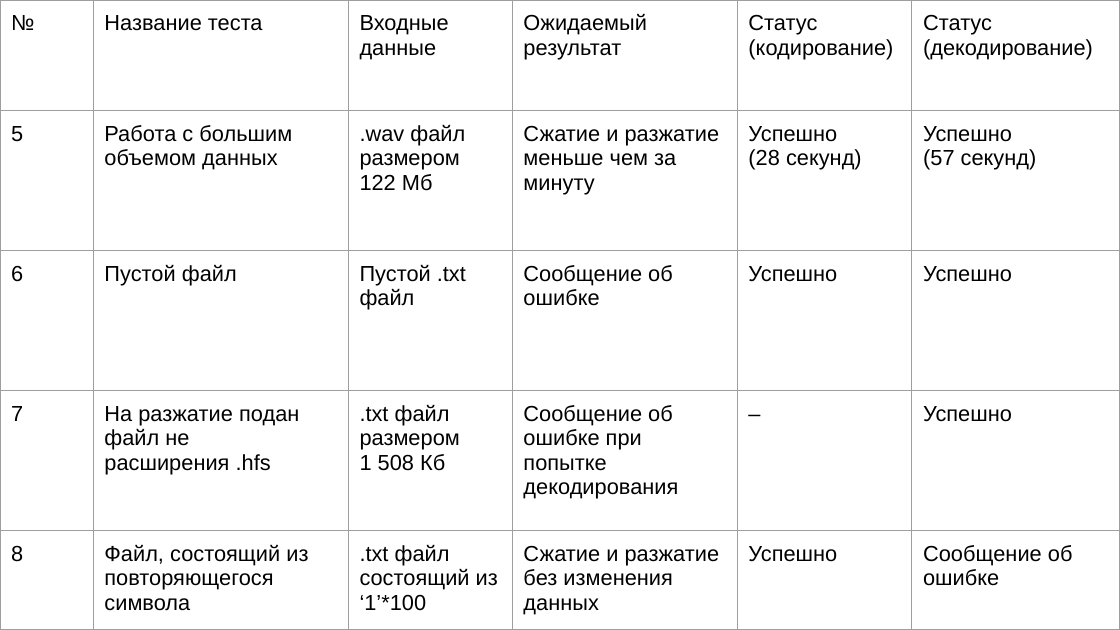
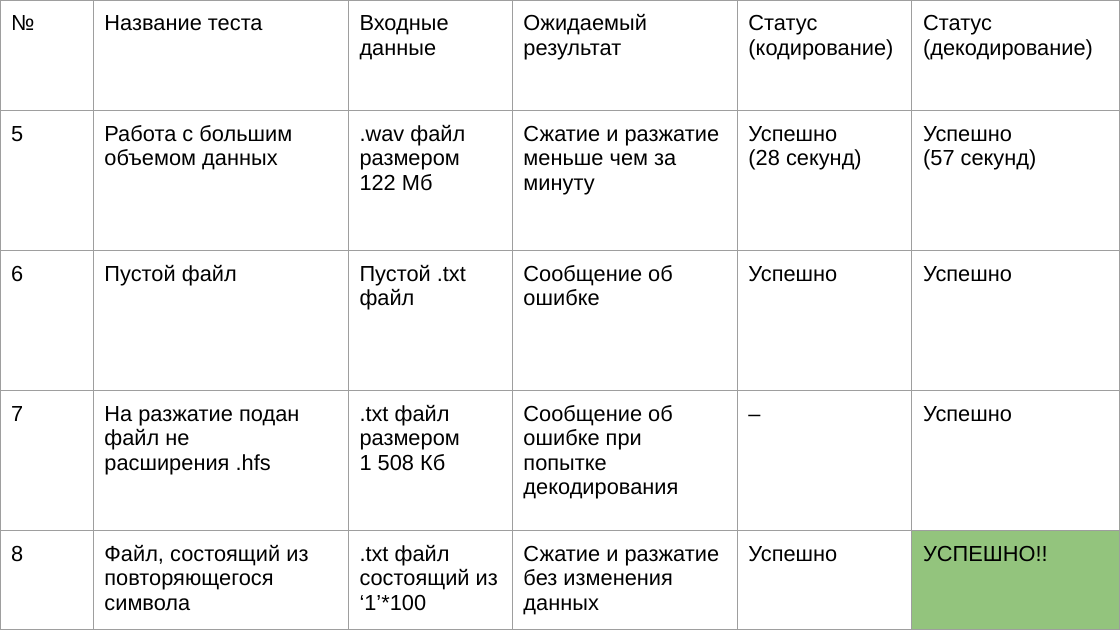
Before and after one commit to KirillDolgov/hse_project_1, a slide deck: slide 4 of Research.pptx. Drawn at 1120x630 pixels with LibreOffice and Linux fonts; fonts in the diff are those of the drawing. Boxes give left, top, right and bottom in pixels: in the first picture for what was removed or moved away, otherwise in the second. Text is boxed around its words. In the diff, an @@ line names an element or a change of style, - is before the commit and + after.

```diff
--- a/Research.pptx
+++ b/Research.pptx
@@ table at (x1=0, y1=0, x2=1120, y2=618) @@
-row 5, column 6: Сообщение об ошибке
+row 5, column 6: УСПЕШНО!!
@@ fill none to #93C47D in row 5, column 6 @@
```
Also in this commit, not shown: 3 other slides changed, 1 slide added, 5 other files.
